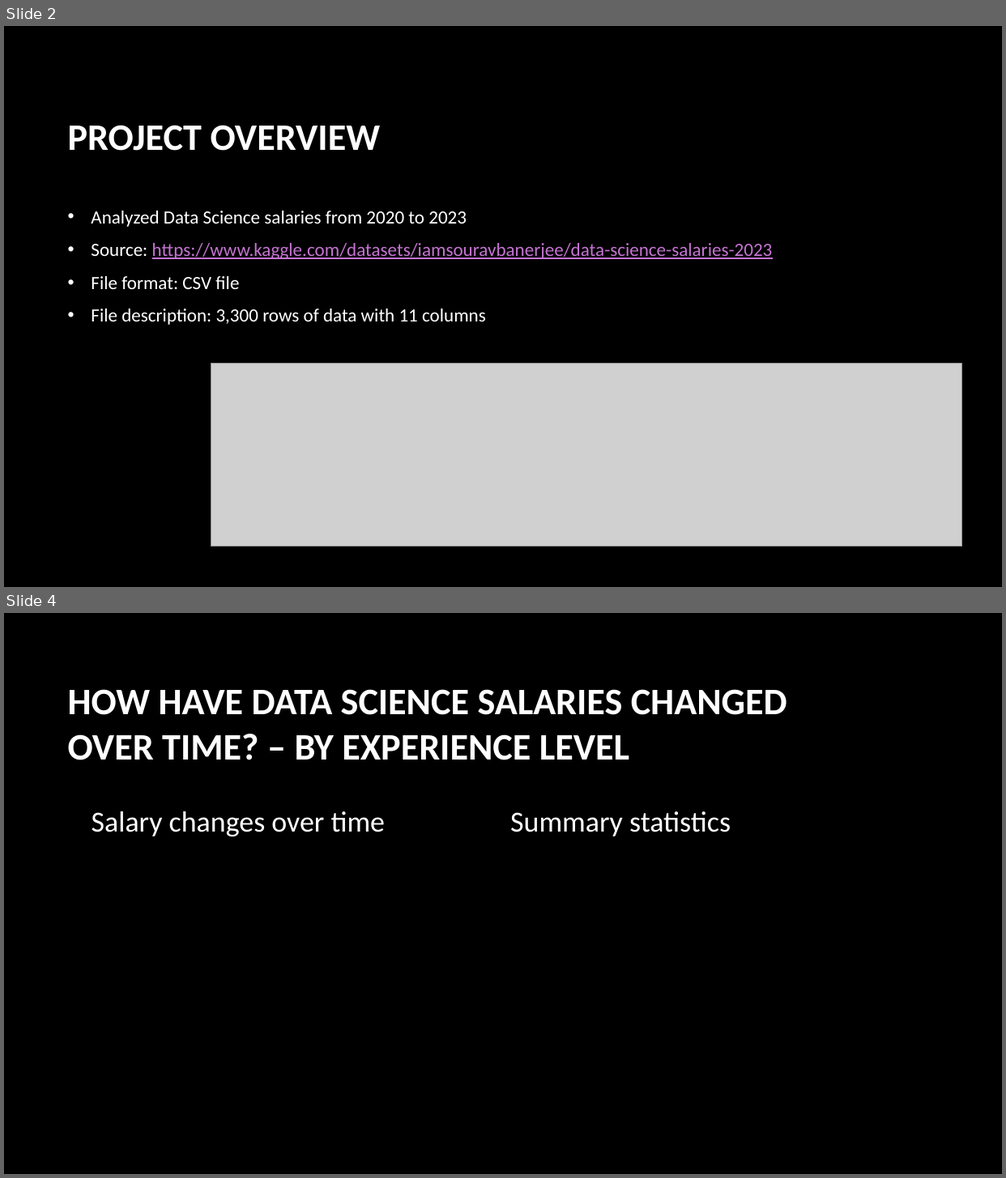
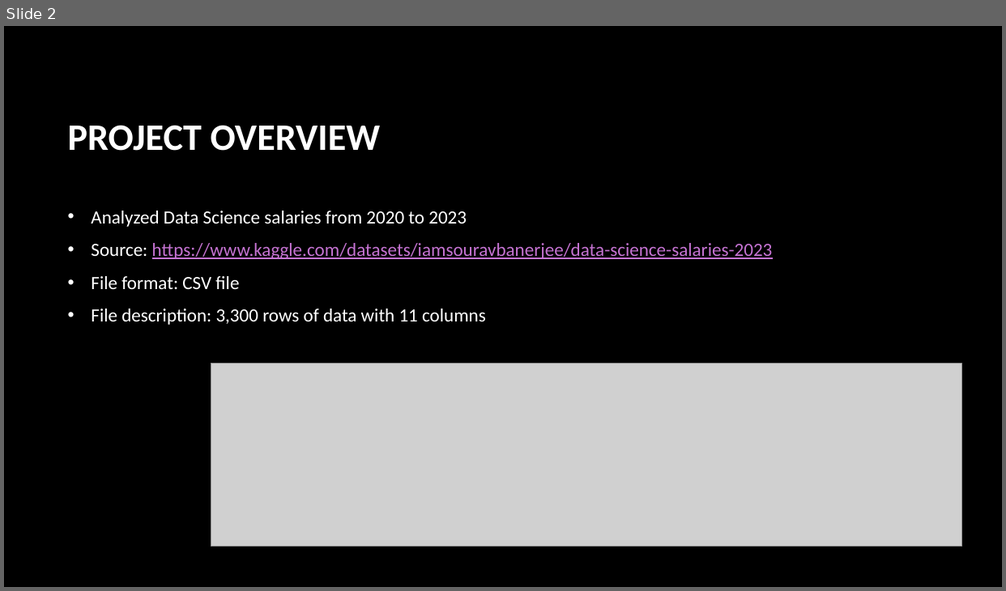
Before and after one commit to lathamlm/project-01, a slide deck: project_01_presentation.pptx. Shown one above the other, each under a label of ours: slides 2 and 4 before the commit, slide 2 after it; the slides between them are not shown. The pictures are 1006x1178 and 1006x591 pixels, drawn with LibreOffice and Linux fonts; fonts in the diff are those of the drawing; grey boxes stand for pictures; background and template pictures are left out. Boxes give left, top, right and bottom in pixels: in the first picture for what was removed or moved away, otherwise in the second. Text is boxed around its words. In the diff, an @@ line names an element or a change of style, - is before the commit and + after.

```diff
--- a/project_01_presentation.pptx
+++ b/project_01_presentation.pptx
@@ slide 4 removed at (x1=4, y1=613, x2=1002, y2=1174), background picture (left out) @@
@@ title removed at (x1=68, y1=689, x2=787, y2=760) @@
-HOW HAVE DATA SCIENCE SALARIES CHANGED OVER TIME? – BY EXPERIENCE LEVEL
@@ text removed at (x1=91, y1=811, x2=386, y2=837) @@
-Salary changes over time
@@ text removed at (x1=510, y1=811, x2=731, y2=837) @@
-Summary statistics
```
Also in this commit, not shown: 4 slides changed, 5 slides added, 10 other files.
